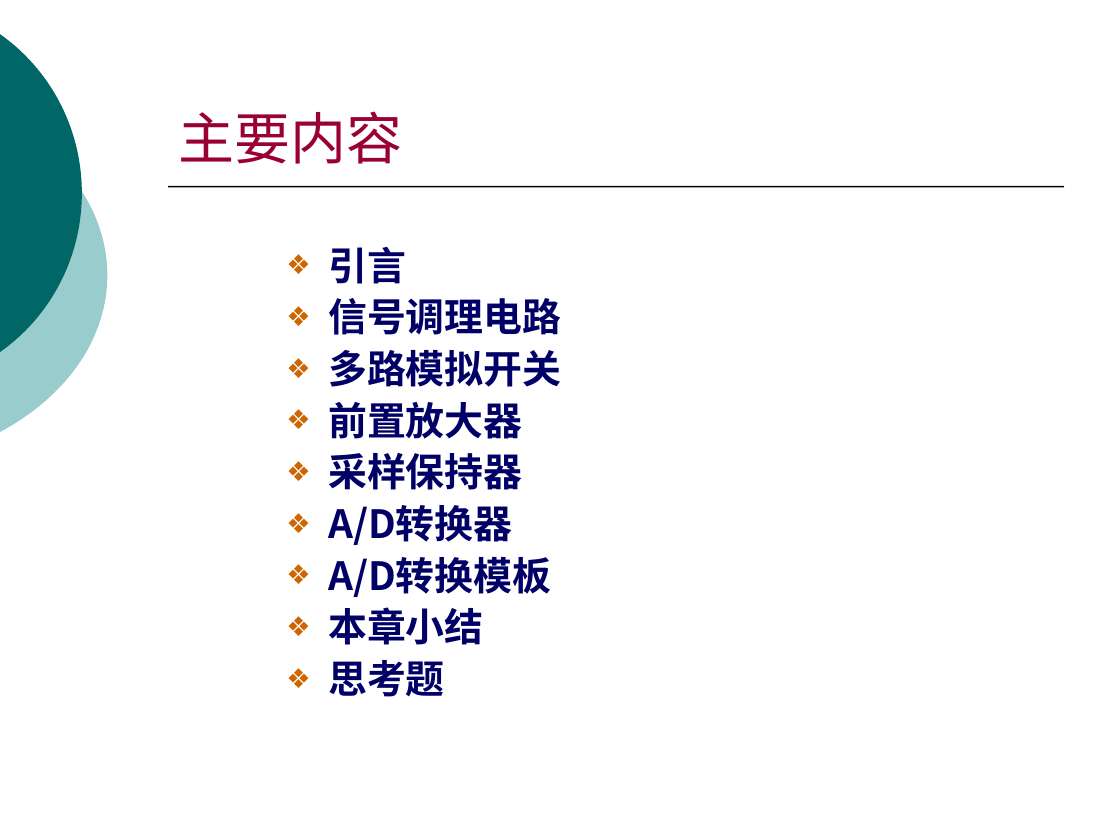
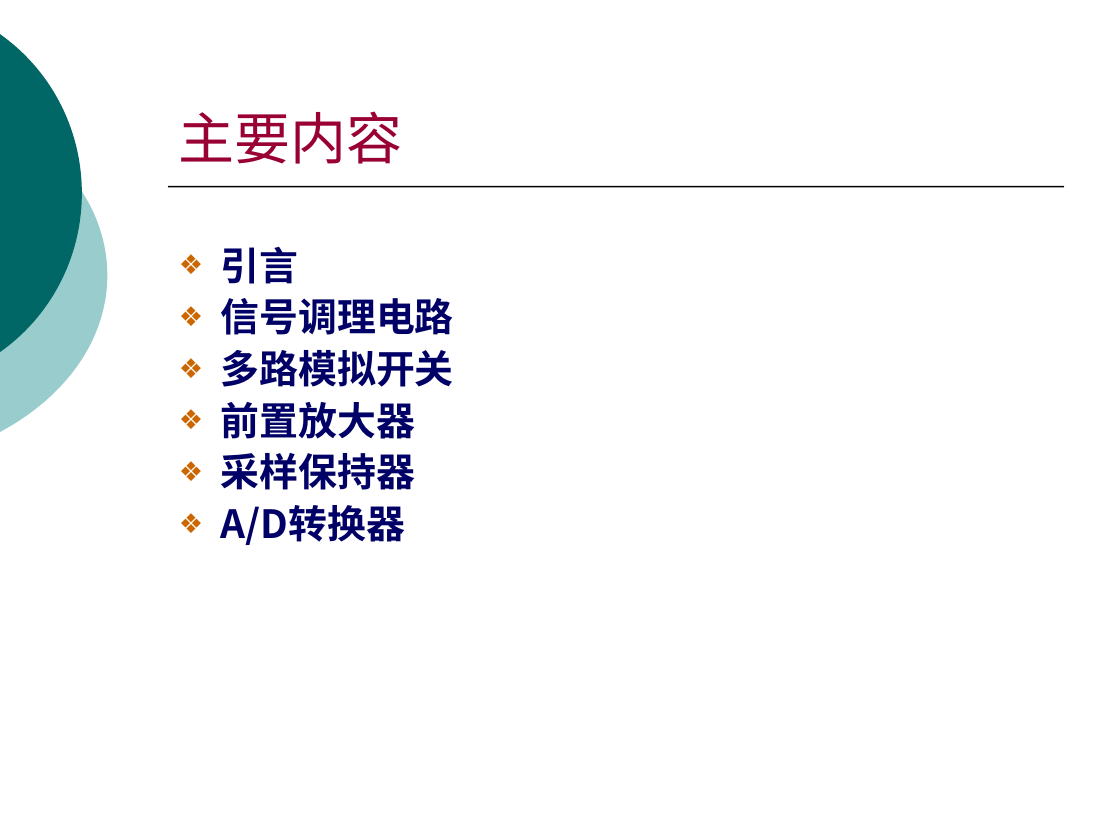
Before and after one commit to origin2007/computer_system, a slide deck: slide 4 of 02模拟输入.ppt. Drawn at 1120x840 pixels with LibreOffice and Linux fonts; fonts in the diff are those of the drawing. Boxes give left, top, right and bottom in pixels: in the first picture for what was removed or moved away, otherwise in the second. Text is boxed around its words. In the diff, an @@ line names an element or a change of style, - is before the commit and + after.

```diff
--- a/02模拟输入.ppt
+++ b/02模拟输入.ppt
@@ text "引言": place and size @@
-text "引言" at (328,247,561,697)
+text "引言" at (221,247,454,545)
@@ text at (328,557,551,697): paragraphs removed @@
-❖ A/D转换模板
-❖ 本章小结
-❖ 思考题
```
Also in this commit, not shown: 51 other slides changed, 4 slides added, 9 slides removed, 1 other file.
